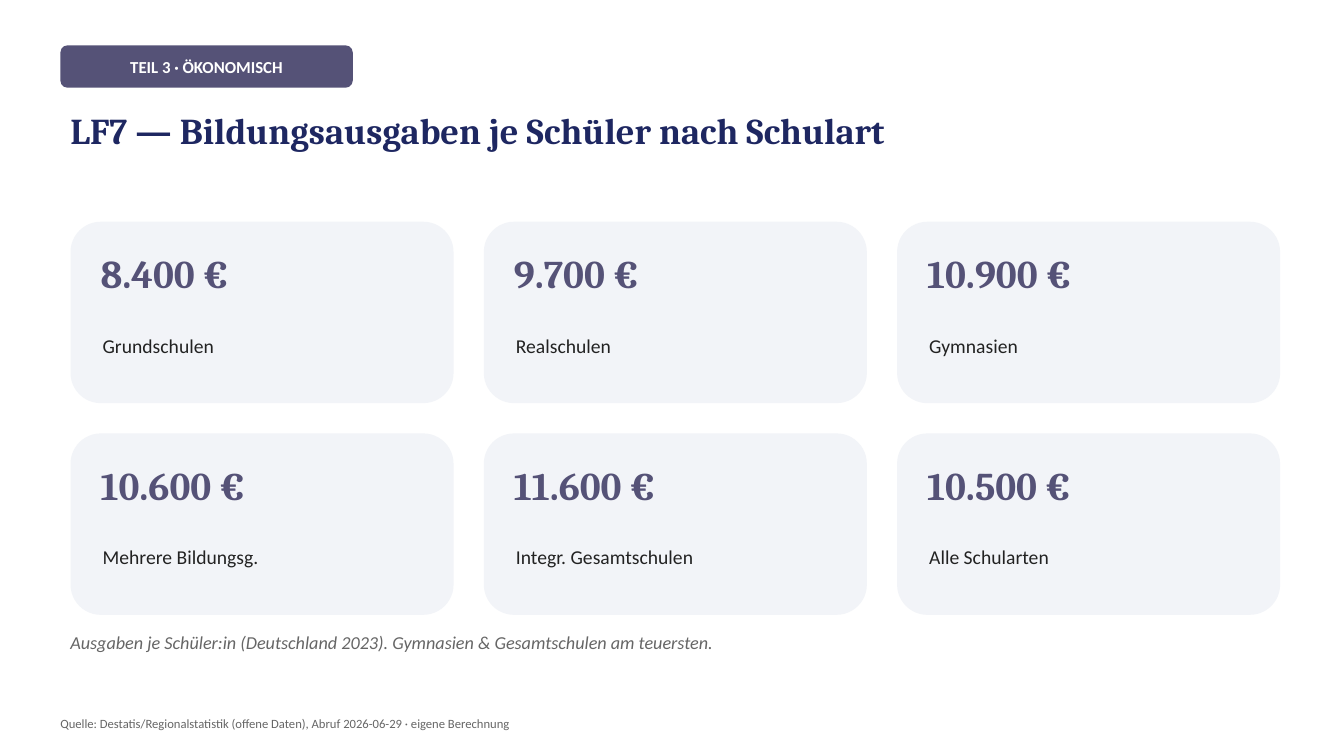
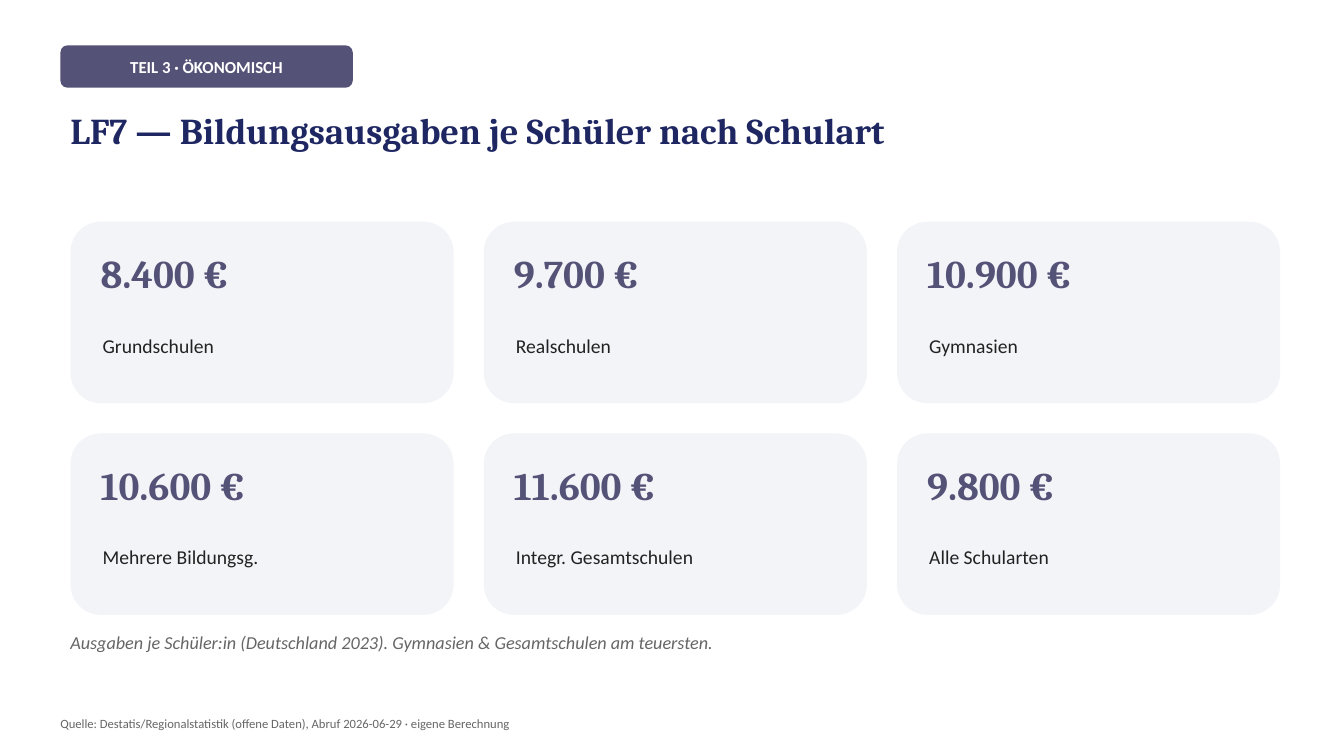
Before and after one commit to buddemax/schulabschluss-data-story-v2, a slide deck: slide 9 of Schulabschluss_DataStory_Praesentation.pptx. Drawn at 1344x756 pixels with LibreOffice and Linux fonts; fonts in the diff are those of the drawing. Boxes give left, top, right and bottom in pixels: in the first picture for what was removed or moved away, otherwise in the second. Text is boxed around its words. In the diff, an @@ line names an element or a change of style, - is before the commit and + after.

```diff
--- a/Schulabschluss_DataStory_Praesentation.pptx
+++ b/Schulabschluss_DataStory_Praesentation.pptx
@@ text at (x1=927, y1=473, x2=1020, y2=501): text changed @@
-10.500 €
+9.800 €
```
Also in this commit, not shown: 2 other slides changed, 55 other files.
